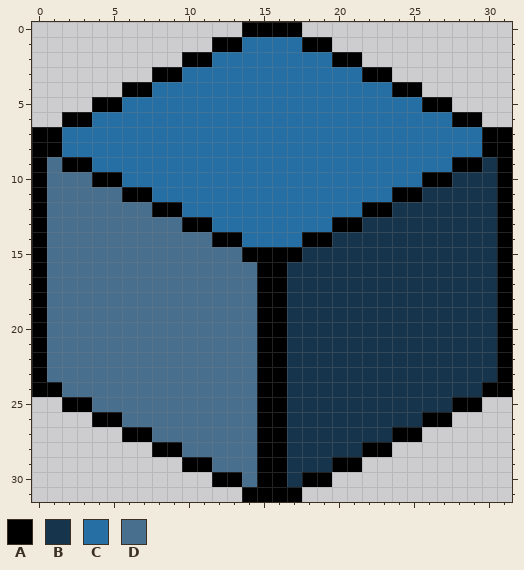
Two versions of one pixel-art file, assets/sprites/isometric_tileset.aseprite. Above is the file before it was changed.
32x32 pixels, 1 frame. Colours within 5 levels of each other are drawn and written as one.
Palette (. is transparent): A #000000  B #16344b  C #266fa5  D #48708e
Pixels before, first column x 0:
 0 ..............AAAA..............
 1 ............AACCCCAA............
 2 ..........AACCCCCCCCAA..........
 3 ........AACCCCCCCCCCCCAA........
 4 ......AACCCCCCCCCCCCCCCCAA......
 5 ....AACCCCCCCCCCCCCCCCCCCCAA....
 6 ..AACCCCCCCCCCCCCCCCCCCCCCCCAA..
 7 AACCCCCCCCCCCCCCCCCCCCCCCCCCCCAA
 8 AACCCCCCCCCCCCCCCCCCCCCCCCCCCCAA
 9 ADAACCCCCCCCCCCCCCCCCCCCCCCCAABA
10 ADDDAACCCCCCCCCCCCCCCCCCCCAABBBA
11 ADDDDDAACCCCCCCCCCCCCCCCAABBBBBA
12 ADDDDDDDAACCCCCCCCCCCCAABBBBBBBA
13 ADDDDDDDDDAACCCCCCCCAABBBBBBBBBA
14 ADDDDDDDDDDDAACCCCAABBBBBBBBBBBA
15 ADDDDDDDDDDDDDAAAABBBBBBBBBBBBBA
16 ADDDDDDDDDDDDDDAABBBBBBBBBBBBBBA
17 ADDDDDDDDDDDDDDAABBBBBBBBBBBBBBA
18 ADDDDDDDDDDDDDDAABBBBBBBBBBBBBBA
19 ADDDDDDDDDDDDDDAABBBBBBBBBBBBBBA
20 ADDDDDDDDDDDDDDAABBBBBBBBBBBBBBA
21 ADDDDDDDDDDDDDDAABBBBBBBBBBBBBBA
22 ADDDDDDDDDDDDDDAABBBBBBBBBBBBBBA
23 ADDDDDDDDDDDDDDAABBBBBBBBBBBBBBA
24 AADDDDDDDDDDDDDAABBBBBBBBBBBBBAA
25 ..AADDDDDDDDDDDAABBBBBBBBBBBAA..
26 ....AADDDDDDDDDAABBBBBBBBBAA....
27 ......AADDDDDDDAABBBBBBBAA......
28 ........AADDDDDAABBBBBAA........
29 ..........AADDDAABBBAA..........
30 ............AADAABAA............
31 ..............AAAA..............
The same view after the edit:
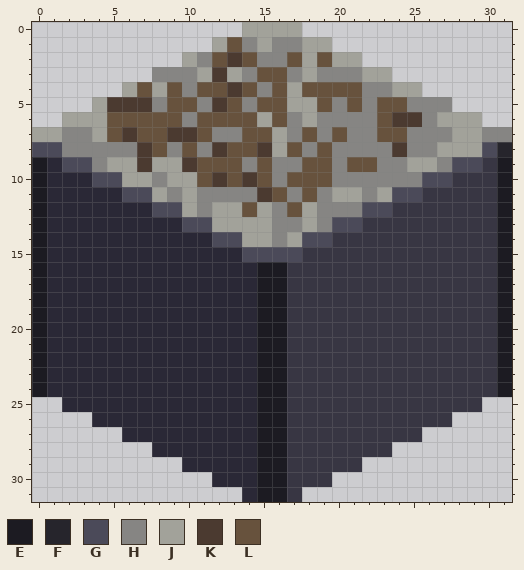
Colours new in this view: E #1c1b22  F #26252c  G #4b4a59  H #868583  J #a2a29a  K #4b3a30  L #67523d
Diff:
layer "Layer 1" now hidden
layer "Layer 1 Copy" added
layer "Layer 2" added
colour B: #16344b -> #383643
colour D: #48708e -> #2a2836
Changed rows in their new state; - is a pixel that keeps its letter.
Layers "Layer 2", "Layer 1 Copy":
first column x 0:
 0 --------------JJJJ--------------
 1 ------------JLHJHHJJ------------
 2 ----------JHLKLHHLJLJJ----------
 3 --------HHHJKJHLLHJHHHJJ--------
 4 ------JLJLHLLKLHLJLLLLHHJJ------
 5 ----JKKKHLLHKLHLLJJLHLHLLHHH----
 6 --JJJLLLLLHLLLLJLHJHHHHLKKHJJJ--
 7 JJHHJLKLLKKLHHLLJHLHLHHLLHHHJJHH
 8 GGHHHHHKLHLHKLLKJLHLHHHHKHHJJJGF
 9 E-GGHJJKJJKLLLHLHHLLHLLHHJJHGG-E
10 E---GGJJHJJLKLKLHLLLHHHHHHGG---E
11 E-----GGJHJHHHHKLHLHJJHJGG-----E
12 E-------GGJHJJLJHLJHHHGG-------E
13 E---------GGJJJJHHJHGG---------E
14 E-----------GGJJHJGG-----------E
15 E-------------GGGG-------------E
16 E--------------EE--------------E
17 E--------------EE--------------E
18 E--------------EE--------------E
19 E--------------EE--------------E
20 E--------------EE--------------E
21 E--------------EE--------------E
22 E--------------EE--------------E
23 E--------------EE--------------E
24 ED-------------EE-------------BE
25 --DD-----------EE-----------BB--
26 ----DD---------EE---------BB----
27 ------DD-------EE-------BB------
28 --------DD-----EE-----BB--------
29 ----------DD---EE---BB----------
30 ------------DD-EE-BB------------
31 --------------DEEB--------------
Where, in picture pixels (left, top, right, bottom), the same in both pictures:
changed: (32, 22, 512, 502)
